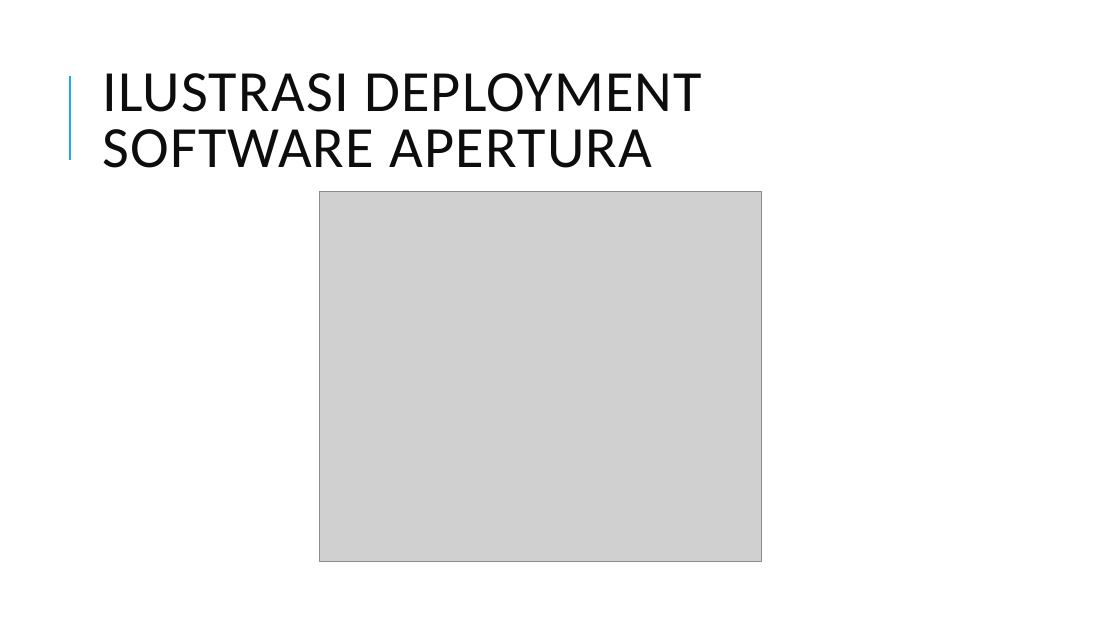
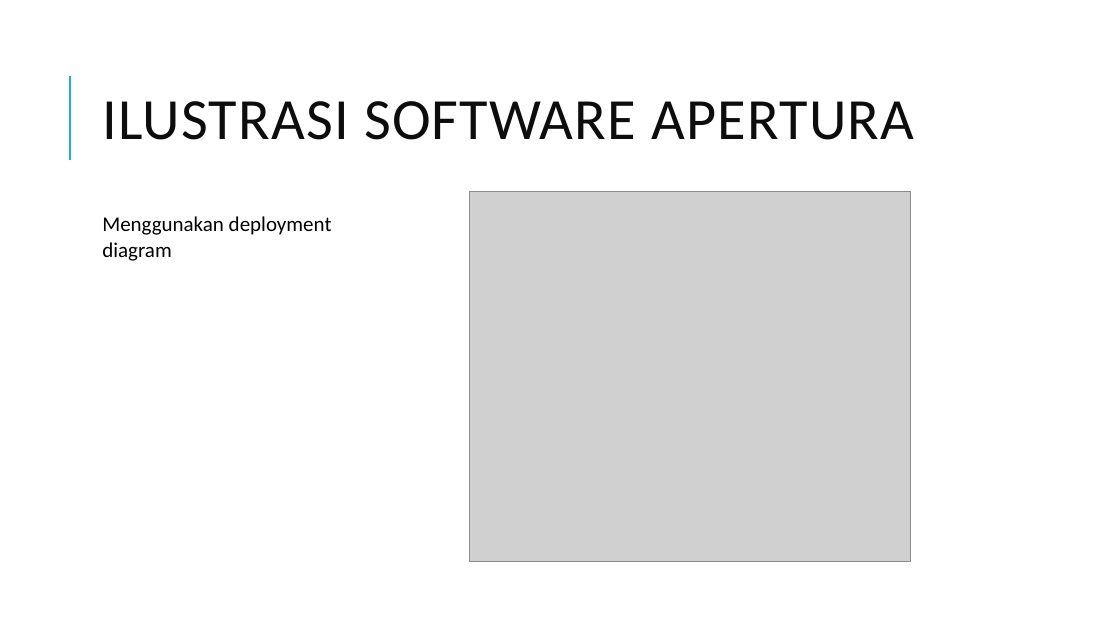
Before and after one commit to edriclaksaputra/tugasakhir, a slide deck: slide 25 of PPT.pptx (slide 26 before the commit). Drawn at 1120x630 pixels with LibreOffice and Linux fonts; fonts in the diff are those of the drawing; grey boxes stand for pictures. Boxes give left, top, right and bottom in pixels: in the first picture for what was removed or moved away, otherwise in the second. Text is boxed around its words. In the diff, an @@ line names an element or a change of style, - is before the commit and + after.

```diff
--- a/PPT.pptx
+++ b/PPT.pptx
@@ title at bbox=[102, 101, 914, 140]: text changed @@
-ILUSTRASI DEPLOYMENT SOFTWARE APERTURA
+ILUSTRASI SOFTWARE APERTURA
@@ picture: place and size @@
-picture at bbox=[320, 192, 762, 561]
+picture at bbox=[470, 192, 912, 561]
@@ text added at bbox=[102, 216, 332, 261], 18 pt, text #000000 @@
+Menggunakan deployment diagram
```
Also in this commit, not shown: 2 other slides changed, 1 slide removed, 3 other files.
